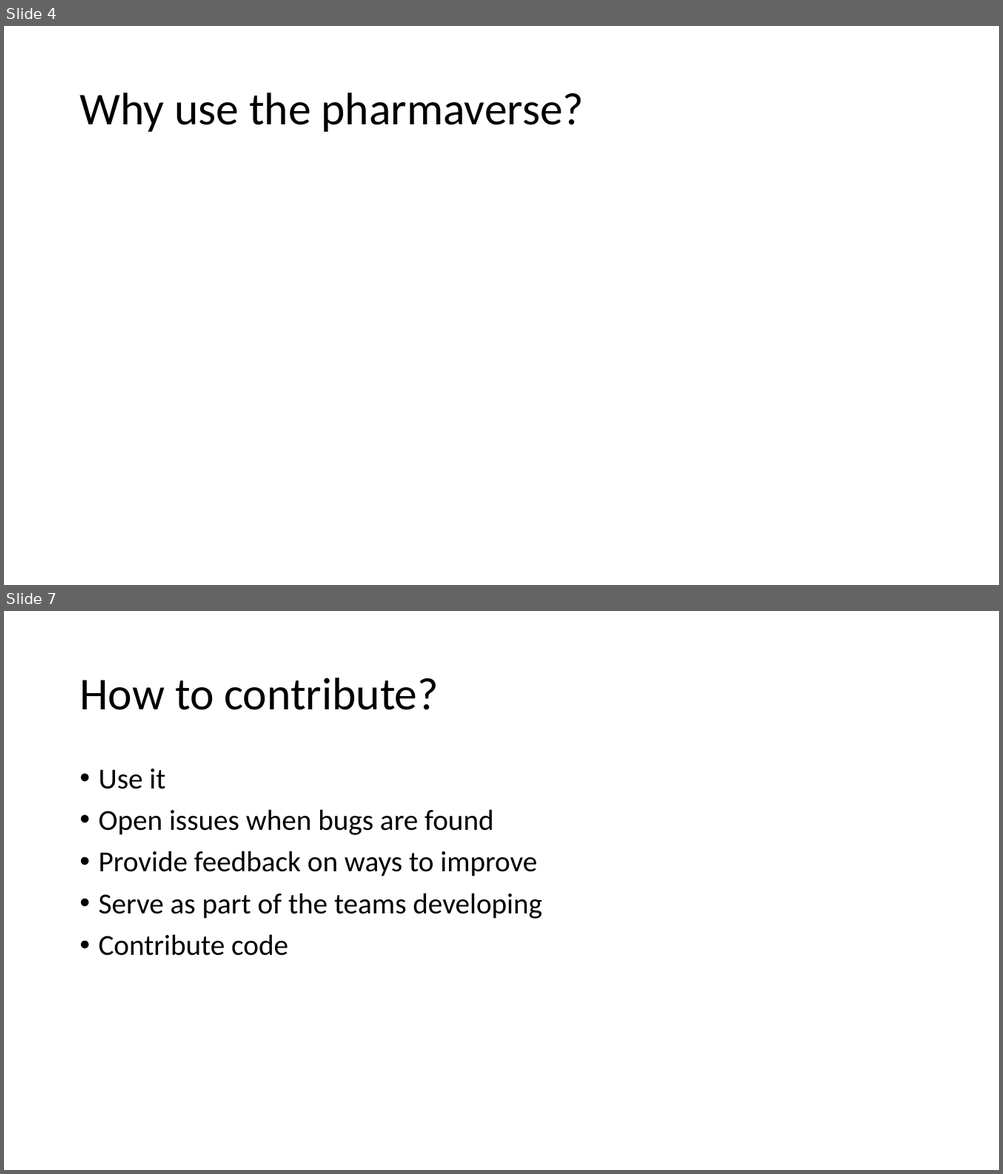
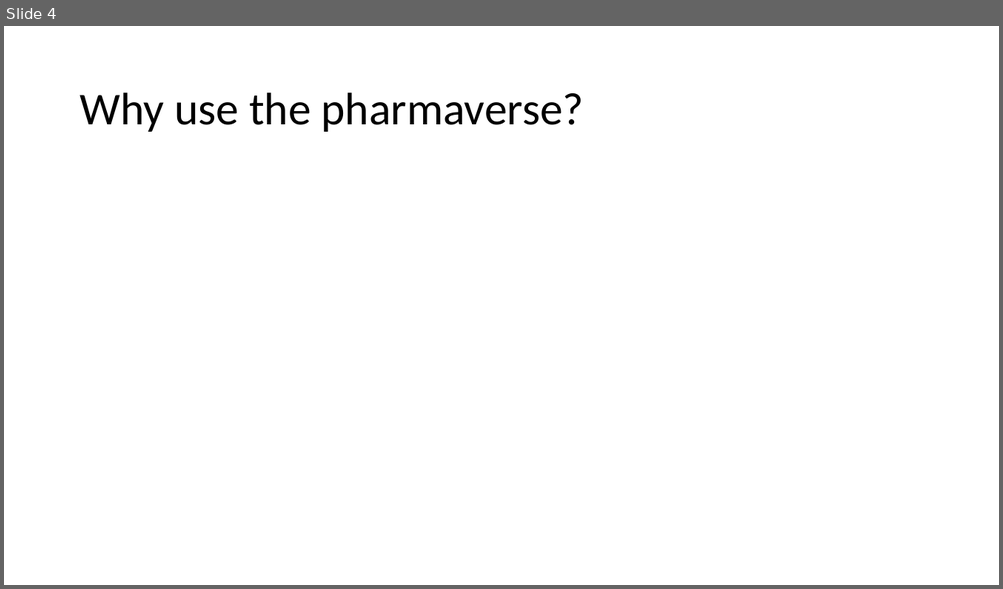
Before and after one commit to posit-conf-2023/r-pharma, a slide deck: 04-pharmaverse/04-Contributing_To_The_Pharmaverse.pptx. Shown one above the other, each under a label of ours: slides 4 and 7 before the commit, slide 4 after it; the slides between them are not shown. The pictures are 1003x1174 and 1003x589 pixels, drawn with LibreOffice and Linux fonts; fonts in the diff are those of the drawing. Boxes give left, top, right and bottom in pixels: in the first picture for what was removed or moved away, otherwise in the second. Text is boxed around its words. In the diff, an @@ line names an element or a change of style, - is before the commit and + after.

Commit message:
Add more details on contributing and giving feedback

```diff
--- a/04-pharmaverse/04-Contributing_To_The_Pharmaverse.pptx
+++ b/04-pharmaverse/04-Contributing_To_The_Pharmaverse.pptx
@@ slide 7 removed at [4,611,999,1170], background #FFFFFF @@
@@ title removed at [79,678,438,710] @@
-How to contribute?
@@ text removed at [99,769,542,956] @@
-• Use it
-• Open issues when bugs are found
-• Provide feedback on ways to improve
-• Serve as part of the teams developing
-• Contribute code
```
Also in this commit, not shown: 5 slides changed, 6 slides added.
